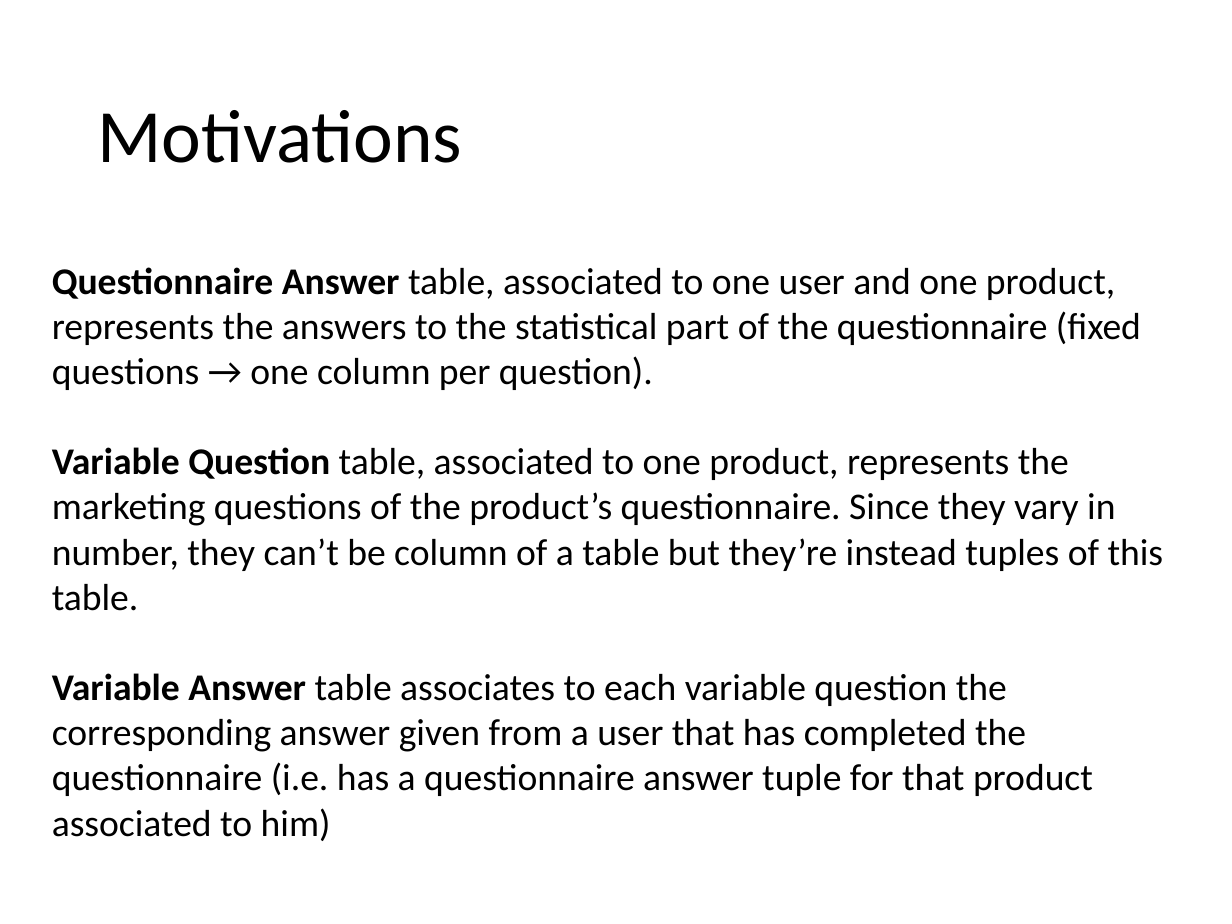
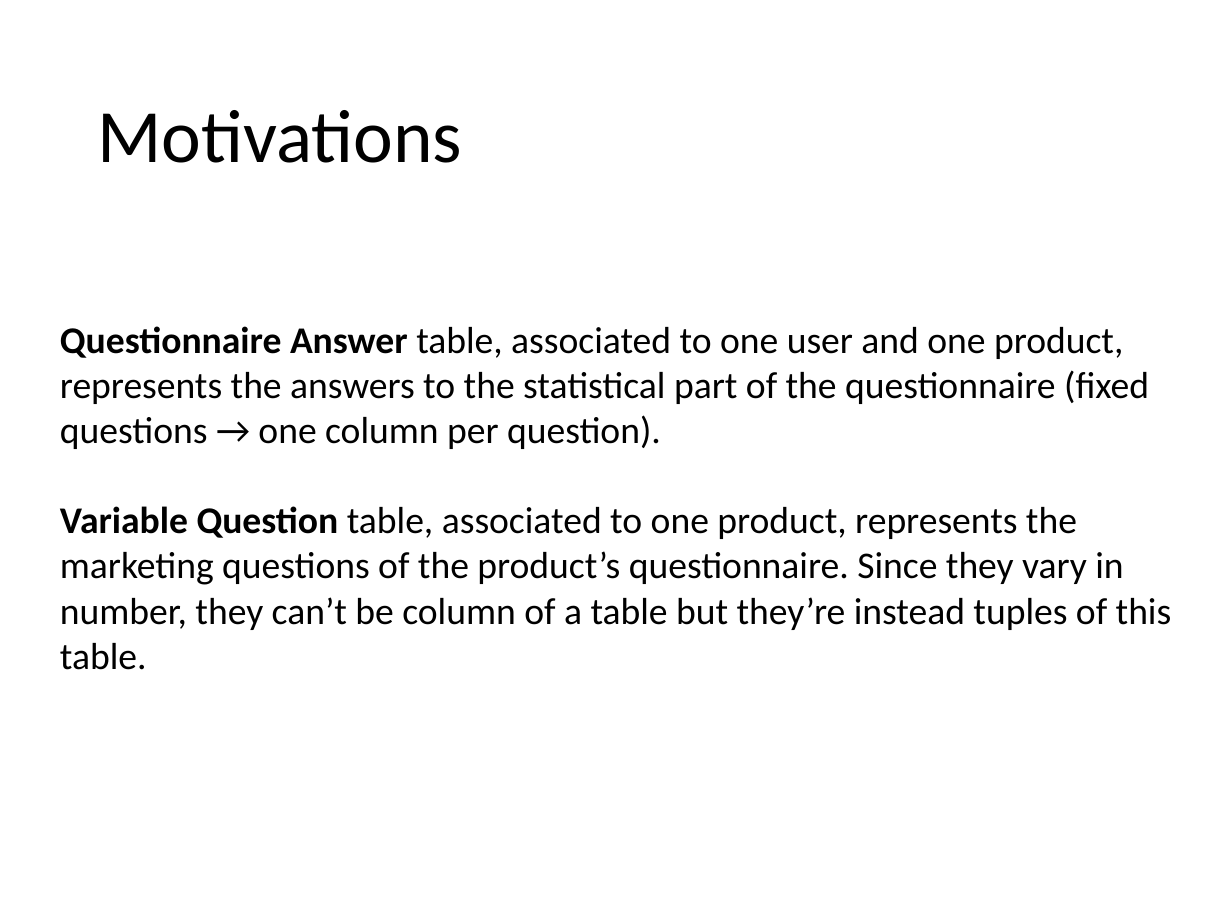
Before and after one commit to riccardo-nannini/Gamified-Marketing-Application, a slide deck: slide 6 of DD.pptx. Drawn at 1232x924 pixels with LibreOffice and Linux fonts; fonts in the diff are those of the drawing. Boxes give left, top, right and bottom in pixels: in the first picture for what was removed or moved away, otherwise in the second. Text is boxed around its words. In the diff, an @@ line names an element or a change of style, - is before the commit and + after.

```diff
--- a/DD.pptx
+++ b/DD.pptx
@@ text "Questionnaire Answer table, associated to ...": place and size @@
-text "Questionnaire Answer table, associated to ..." at (52, 267, 1164, 841)
+text "Questionnaire Answer table, associated to ..." at (60, 326, 1172, 670)
@@ text at (52, 673, 1093, 841): paragraph removed @@
-Variable Answer table associates to each variable question the corresponding answer given from a user that has completed the questionnaire (i.e. has a questionnaire answer tuple for that product associated to him)
```
Also in this commit, not shown: 4 other slides changed, 1 other file.
